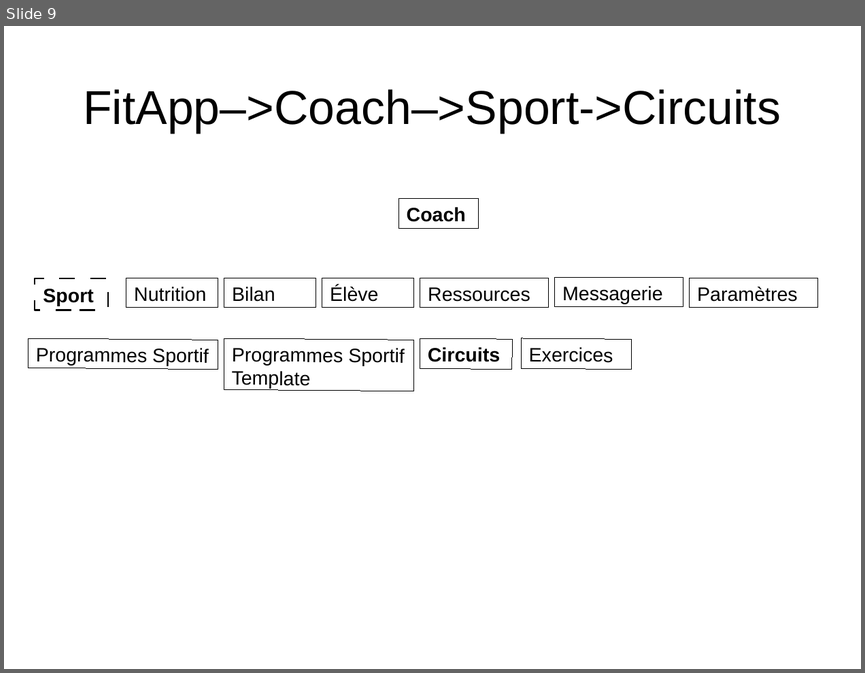
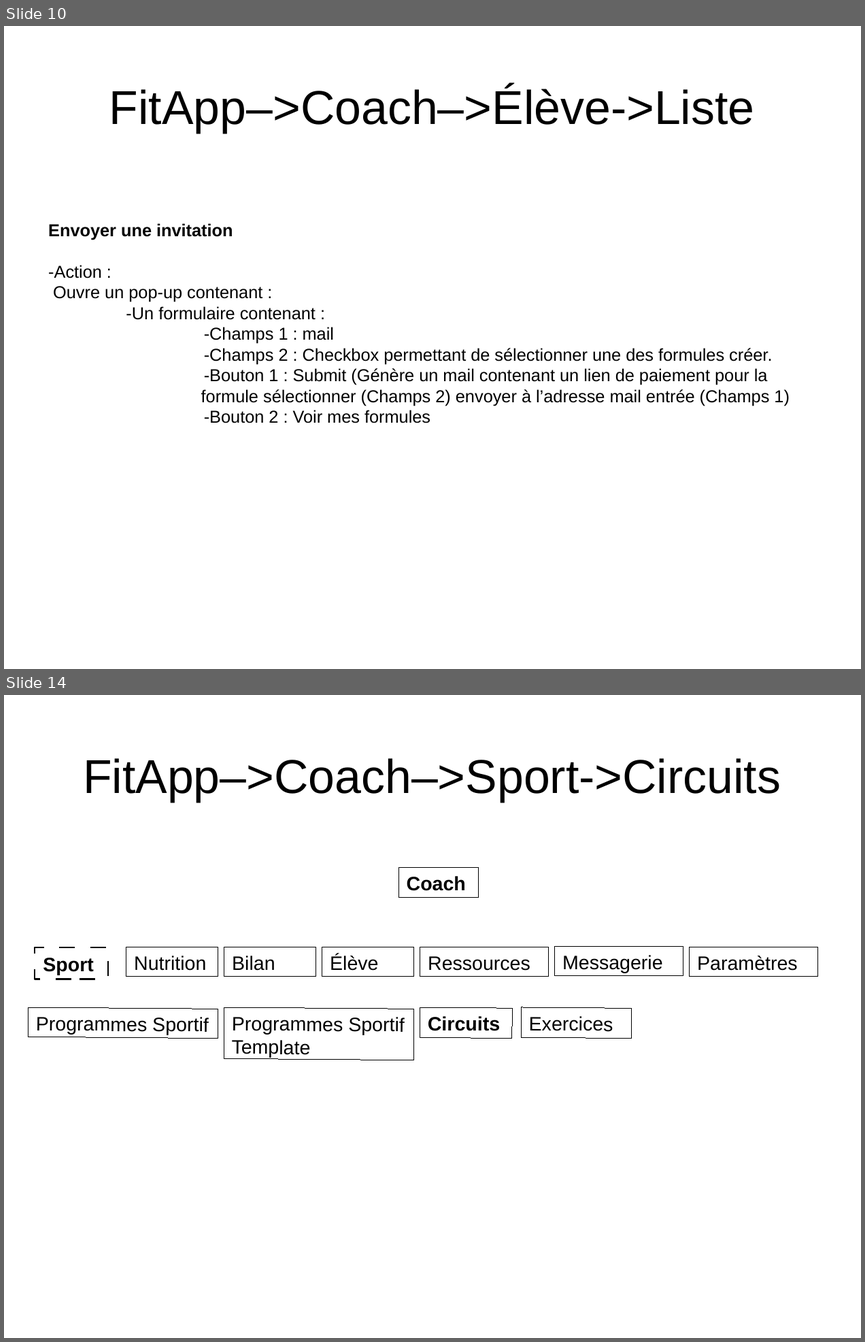
Before and after one commit to NicolasGavard/WebVysionSportV2, a slide deck: Documentations/FitApp - Elève v1.02.odp. Shown one above the other, each under a label of ours: slide 9 before the commit, slides 10 and 14 after it; the slides between them are not shown. The pictures are 865x673 and 865x1342 pixels, drawn with LibreOffice and Linux fonts; fonts in the diff are those of the drawing. Boxes give left, top, right and bottom in pixels: in the first picture for what was removed or moved away, otherwise in the second. Text is boxed around its words. In the diff, an @@ line names an element or a change of style, - is before the commit and + after.

```diff
--- a/Documentations/FitApp - Elève v1.02.odp
+++ b/Documentations/FitApp - Elève v1.02.odp
@@ slide 10 added at bbox=[4, 26, 861, 669], background #FFFFFF @@
@@ title added at bbox=[109, 86, 755, 133], 44 pt, text #000000 @@
+FitApp–>Coach–>Élève->Liste
@@ text added at bbox=[48, 223, 789, 423], 16 pt, text #000000 @@
+Envoyer une invitation
+-Action :
+Ouvre un pop-up contenant :
+-Un formulaire contenant :
+-Champs 1 : mail
+-Champs 2 : Checkbox permettant de sélectionner une des formules créer.
+-Bouton 1 : Submit (Génère un mail contenant un lien de paiement pour la
+formule sélectionner (Champs 2) envoyer à l’adresse mail entrée (Champs 1)
+-Bouton 2 : Voir mes formules
@@ what was slide 9 is now slide 14 @@
```
Also in this commit, not shown: 3 slides changed, 7 other slides added, 3 slides removed.
